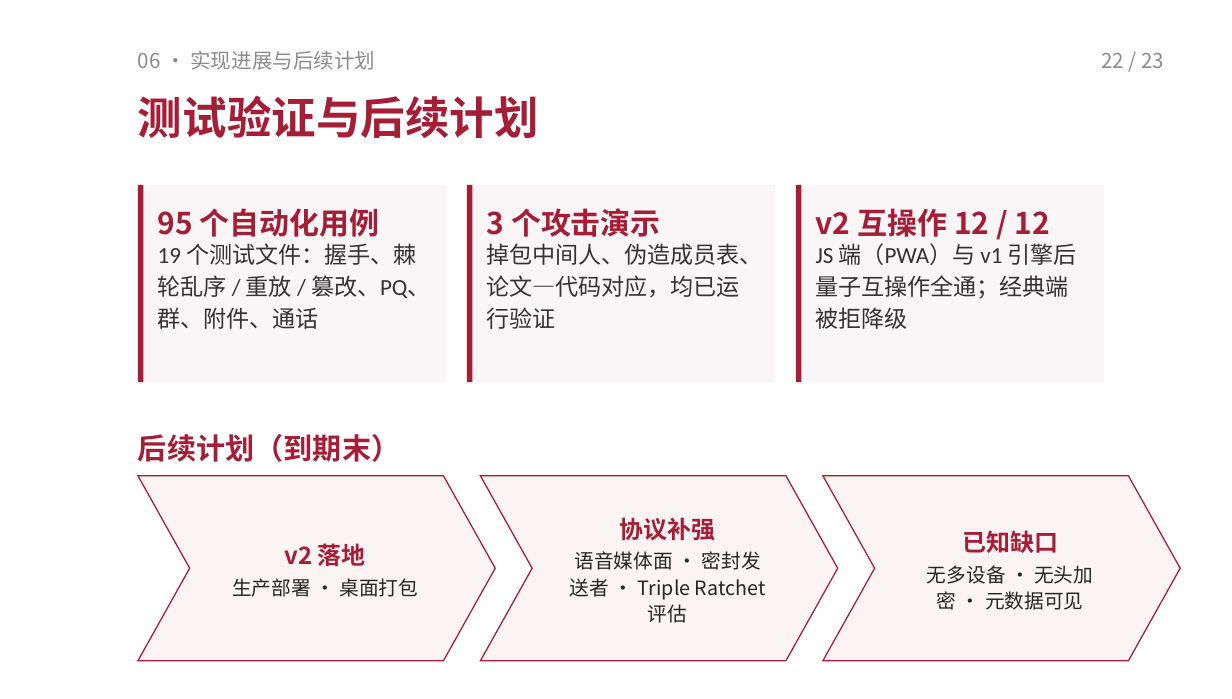
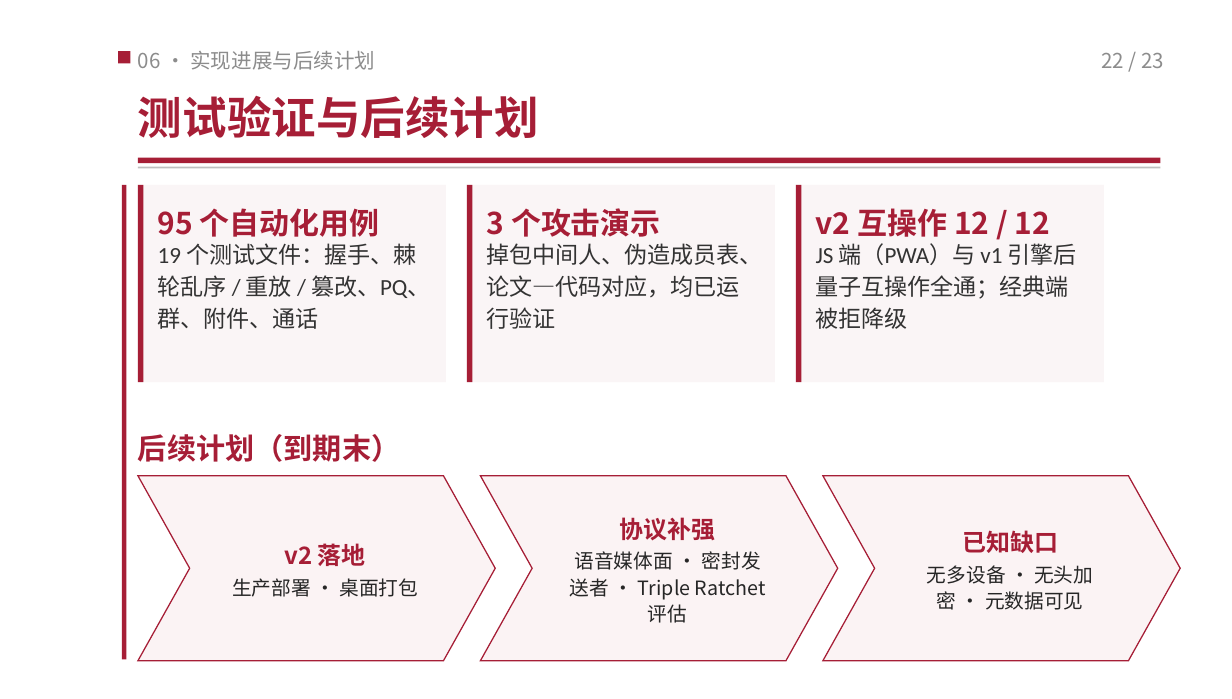
Before and after one commit to TomHaoZi/ECNUchat, a slide deck: slide 22 of 中期汇报/ECNUchat-中期汇报.pptx. Drawn at 1232x699 pixels with LibreOffice and Linux fonts; fonts in the diff are those of the drawing. Boxes give left, top, right and bottom in pixels: in the first picture for what was removed or moved away, otherwise in the second. Text is boxed around its words. In the diff, an @@ line names an element or a change of style, - is before the commit and + after.

```diff
--- a/中期汇报/ECNUchat-中期汇报.pptx
+++ b/中期汇报/ECNUchat-中期汇报.pptx
@@ rectangle added at box(118, 51, 131, 63), fill #A61E36 @@
@@ rectangle added at box(138, 158, 1161, 163), fill #A61E36 @@
@@ rectangle added at box(138, 166, 1161, 168), fill #BFBFBF @@
@@ rectangle added at box(122, 185, 127, 659), fill #A61E36 @@
```
Also in this commit, not shown: 22 other slides changed, 3 other files.
